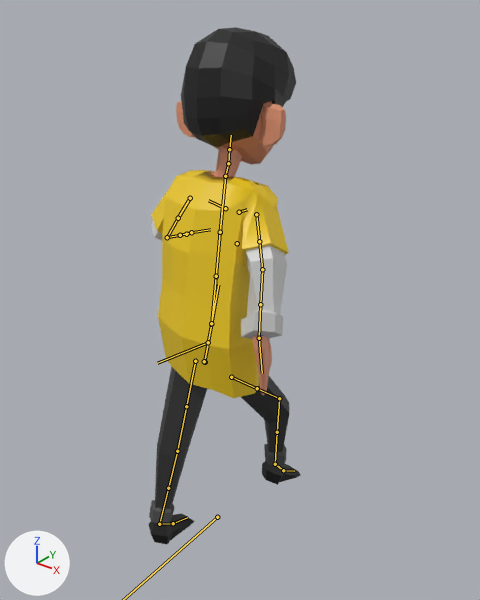
An edit to the FBX model Assets/UnityTechnologies/Avatar/student04(Playground).fbx, drawn before and after from the same camera.
Camera for both pictures: a 50 mm lens placed at (2.26, -2.6, 3.3), pointed at (0.04, 0.18, 1.58). The lights are fixed; the arrows at lower left show +X, +Y and +Z. Both versions are drawn at frame 253 of the action 'rig|run.002'; the numbers are the values there. The bones that bend it are drawn over the model as lines.
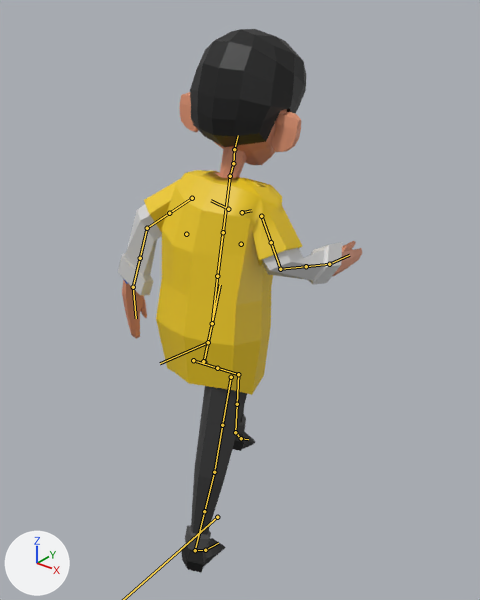
Changed parts and their boxes (x1, y1, x2, y2) in the pictures (480 x 600 px):
'Cube', posed (76% wider): before (151, 170, 289, 398); after (118, 170, 362, 395)
'Cube.001', posed: before (176, 27, 296, 177); after (180, 29, 306, 178)
'Cylinder.001', posed: before (149, 366, 300, 544); after (181, 386, 255, 573)
bone 'DEF-spine', root to tip: before (204, 362) to (211, 324); after (204, 361) to (212, 323)
bone 'DEF-spine.005', root to tip: before (228, 163) to (229, 149); after (233, 163) to (234, 149)
bone 'DEF-spine.006', root to tip: before (229, 149) to (231, 135); after (234, 149) to (238, 135)
bone 'torso', root to tip: before (208, 342) to (157, 363); after (208, 342) to (160, 363)
bone 'DEF-thigh.L', root to tip: before (195, 361) to (186, 406); after (193, 360) to (217, 368)
bone 'DEF-shin.L', root to tip: before (177, 451) to (168, 488); after (238, 374) to (237, 404)
bone 'DEF-shin.L.001', root to tip: before (168, 488) to (159, 524); after (237, 404) to (235, 432)
bone 'DEF-foot.L', root to tip: before (159, 524) to (173, 523); after (235, 432) to (241, 438)
bone 'DEF-thigh.R', root to tip: before (231, 377) to (257, 388); after (231, 377) to (222, 425)
bone 'DEF-shin.R', root to tip: before (279, 398) to (277, 432); after (214, 472) to (204, 511)
bone 'DEF-shin.R.001', root to tip: before (277, 432) to (275, 464); after (204, 511) to (195, 550)
bone 'DEF-foot.R', root to tip: before (275, 464) to (283, 470); after (195, 550) to (205, 550)
bone 'DEF-upper_arm.L', root to tip: before (190, 198) to (178, 218); after (192, 198) to (169, 213)
bone 'DEF-upper_arm.L.001', root to tip: before (178, 218) to (167, 237); after (169, 213) to (147, 228)
bone 'DEF-forearm.L', root to tip: before (167, 237) to (180, 235); after (147, 228) to (140, 258)
bone 'DEF-forearm.L.001', root to tip: before (180, 235) to (191, 232); after (140, 258) to (133, 287)
bone 'DEF-hand.L', root to tip: before (191, 232) to (210, 229); after (133, 287) to (136, 318)
bone 'DEF-upper_arm.R', root to tip: before (256, 214) to (259, 241); after (261, 216) to (271, 242)
bone 'DEF-forearm.R', root to tip: before (262, 269) to (260, 304); after (280, 269) to (306, 266)
bone 'DEF-forearm.R.001', root to tip: before (260, 304) to (259, 338); after (306, 266) to (329, 264)
bone 'DEF-hand.R', root to tip: before (259, 338) to (262, 373); after (329, 264) to (349, 255)

The change in detail:
Bone 'DEF-spine' (bone_def_spine) moves from (-0.001, -0.001, -0.01) to (0.001, 0.001, -0.011).
Bone 'DEF-spine' (bone_def_spine) turns from (7, -1, -1) to (8, 2, 1) degrees about its own x, y and z.
Bone 'DEF-spine.005' (bone_def_spine_005) turns from (0, -1, 0) to (0, 1, 0) degrees about its own x, y and z.
Bone 'DEF-spine.006' (bone_def_spine_006) turns from (8, -1, -2) to (10, 1, 3) degrees about its own x, y and z.
Bone 'torso' (bone_torso) turns from (7, 1, -1) to (8, -1, 1) degrees about its own x, y and z.
Bone 'DEF-thigh.L' (bone_def_thigh_l) turns from (11, 0, -1) to (-61, 0, -1) degrees about its own x, y and z.
Bone 'DEF-thigh.L' (bone_def_thigh_l) is rescaled from (0.99, 1.01, 0.99) to (1.01, 0.99, 1.01).
Bone 'DEF-shin.L' (bone_def_shin_l) turns from (-14, 0, 0) to (36, 0, 0) degrees about its own x, y and z.
Bone 'DEF-shin.L' (bone_def_shin_l) is rescaled from (1.0, 1.0, 1.0) to (1.0, 0.98, 1.01).
Bone 'DEF-shin.L.001' (bone_def_shin_l_001) turns from (0, 0, 0) to (0, -4, 0) degrees about its own x, y and z.
Bone 'DEF-foot.L' (bone_def_foot_l) turns from (4, -2, 2) to (45, -2, -3) degrees about its own x, y and z.
Bone 'DEF-foot.L' (bone_def_foot_l) is rescaled from (1.01, 1.01, 0.99) to (0.99, 1.01, 1.0).
Bone 'DEF-thigh.R' (bone_def_thigh_r) turns from (-56, 0, 1) to (11, 0, 1) degrees about its own x, y and z.
Bone 'DEF-thigh.R' (bone_def_thigh_r) is rescaled from (1.01, 0.99, 1.01) to (1.0, 1.01, 1.0).
Bone 'DEF-shin.R' (bone_def_shin_r) turns from (38, 0, 0) to (-11, 0, 0) degrees about its own x, y and z.
Bone 'DEF-shin.R' (bone_def_shin_r) is rescaled from (1.0, 0.98, 1.02) to (1.0, 1.0, 1.0).
Bone 'DEF-shin.R.001' (bone_def_shin_r_001) turns from (0, 3, 0) to (0, 0, 0) degrees about its own x, y and z.
Bone 'DEF-foot.R' (bone_def_foot_r) turns from (35, 2, 3) to (5, 3, -2) degrees about its own x, y and z.
Bone 'DEF-foot.R' (bone_def_foot_r) is rescaled from (0.99, 1.0, 1.0) to (1.0, 1.0, 0.99).
Bone 'DEF-upper_arm.L' (bone_def_upper_arm_l) turns from (-7, 0, -2) to (-20, 13, 20) degrees about its own x, y and z.
Bone 'DEF-upper_arm.L' (bone_def_upper_arm_l) is rescaled from (1.25, 0.64, 1.25) to (1.21, 0.68, 1.21).
Bone 'DEF-upper_arm.L.001' (bone_def_upper_arm_l_001) turns from (0, -3, 0) to (0, -6, 0) degrees about its own x, y and z.
Bone 'DEF-forearm.L' (bone_def_forearm_l) turns from (61, 18, -17) to (-4, 1, -27) degrees about its own x, y and z.
Bone 'DEF-forearm.L' (bone_def_forearm_l) is rescaled from (0.87, 0.85, 1.53) to (1.02, 1.23, 0.87).
Bone 'DEF-forearm.L.001' (bone_def_forearm_l_001) turns from (0, -17, 0) to (0, 16, 0) degrees about its own x, y and z.
Bone 'DEF-hand.L' (bone_def_hand_l) turns from (7, -15, -15) to (24, 17, -3) degrees about its own x, y and z.
Bone 'DEF-hand.L' (bone_def_hand_l) is rescaled from (0.98, 1.05, 0.97) to (0.95, 1.09, 0.97).
Bone 'DEF-upper_arm.R' (bone_def_upper_arm_r) turns from (-17, -9, -14) to (0, 0, -1) degrees about its own x, y and z.
Bone 'DEF-upper_arm.R' (bone_def_upper_arm_r) is rescaled from (1.19, 0.71, 1.19) to (1.24, 0.66, 1.24).
Bone 'DEF-forearm.R' (bone_def_forearm_r) turns from (-6, -1, 24) to (64, -20, 19) degrees about its own x, y and z.
Bone 'DEF-forearm.R' (bone_def_forearm_r) is rescaled from (0.99, 1.22, 0.88) to (0.89, 0.81, 1.52).
Bone 'DEF-forearm.R.001' (bone_def_forearm_r_001) turns from (0, -14, 0) to (0, 20, 0) degrees about its own x, y and z.
Bone 'DEF-hand.R' (bone_def_hand_r) turns from (18, -14, 2) to (11, 18, 15) degrees about its own x, y and z.
Bone 'DEF-hand.R' (bone_def_hand_r) is rescaled from (0.96, 1.09, 0.96) to (0.97, 1.07, 0.96).
